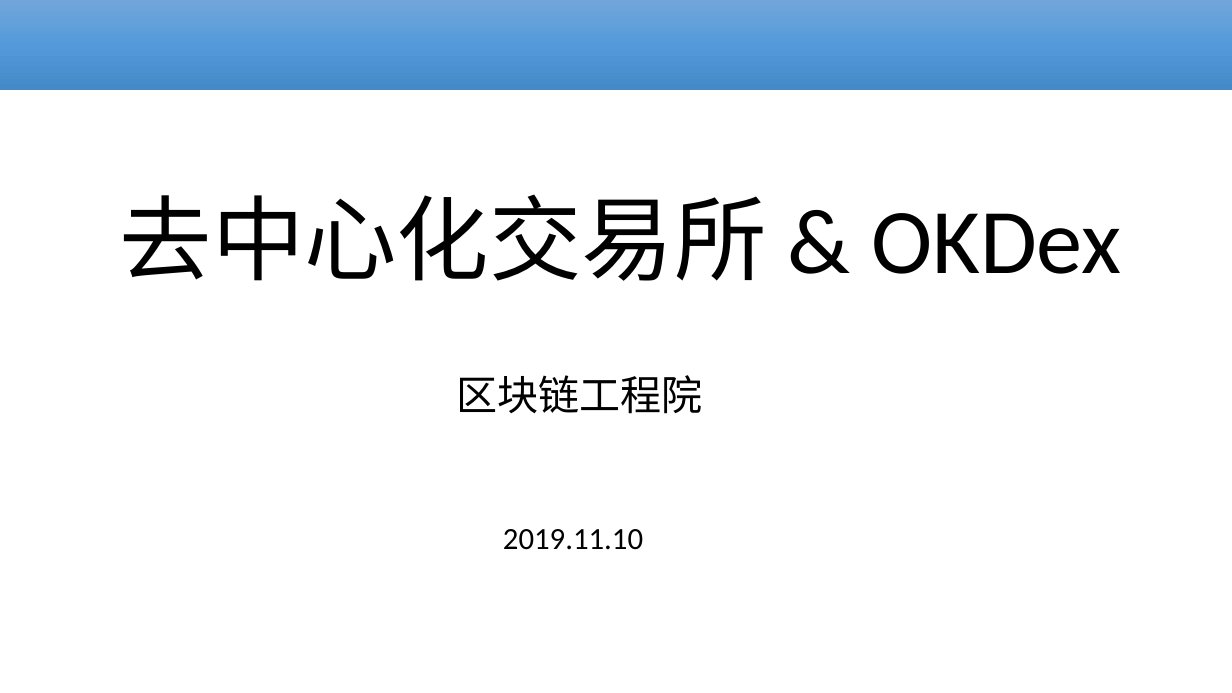
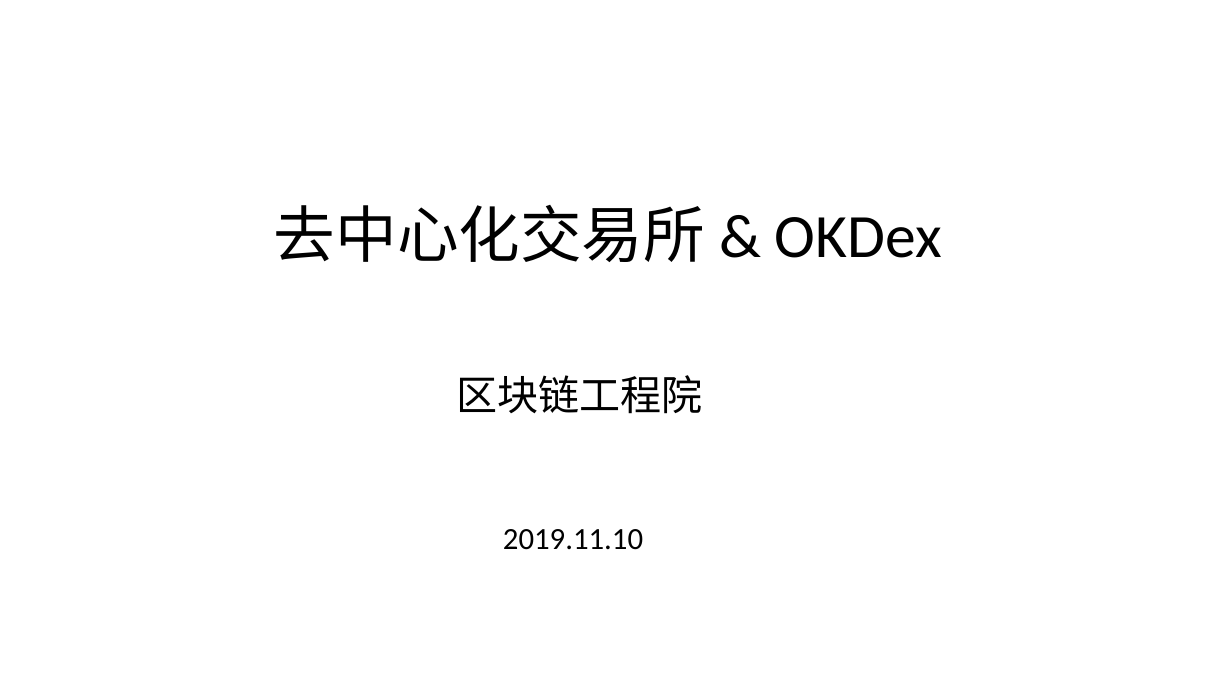
Before and after one commit to cmdpos/gaia, a slide deck: slide 1 of ppt/blockchain-dex.pptx. Drawn at 1232x693 pixels with LibreOffice and Linux fonts; fonts in the diff are those of the drawing; background and template pictures are left out. Boxes give left, top, right and bottom in pixels: in the first picture for what was removed or moved away, otherwise in the second. Text is boxed around its words. In the diff, an @@ line names an element or a change of style, - is before the commit and + after.

```diff
--- a/ppt/blockchain-dex.pptx
+++ b/ppt/blockchain-dex.pptx
@@ rectangle removed at (0, 0, 1232, 90) @@
@@ title "去中心化交易所 & OKDex": place and size @@
-title "去中心化交易所 & OKDex" at (120, 194, 1122, 281)
+title "去中心化交易所 & OKDex" at (274, 205, 942, 262)
@@ title "去中心化交易所 & OKDex" at (274, 205, 942, 262): size 72 to 48 pt @@
```
Also in this commit, not shown: 10 other slides changed, 1 slide added, 2 slides removed, 1 other file.
